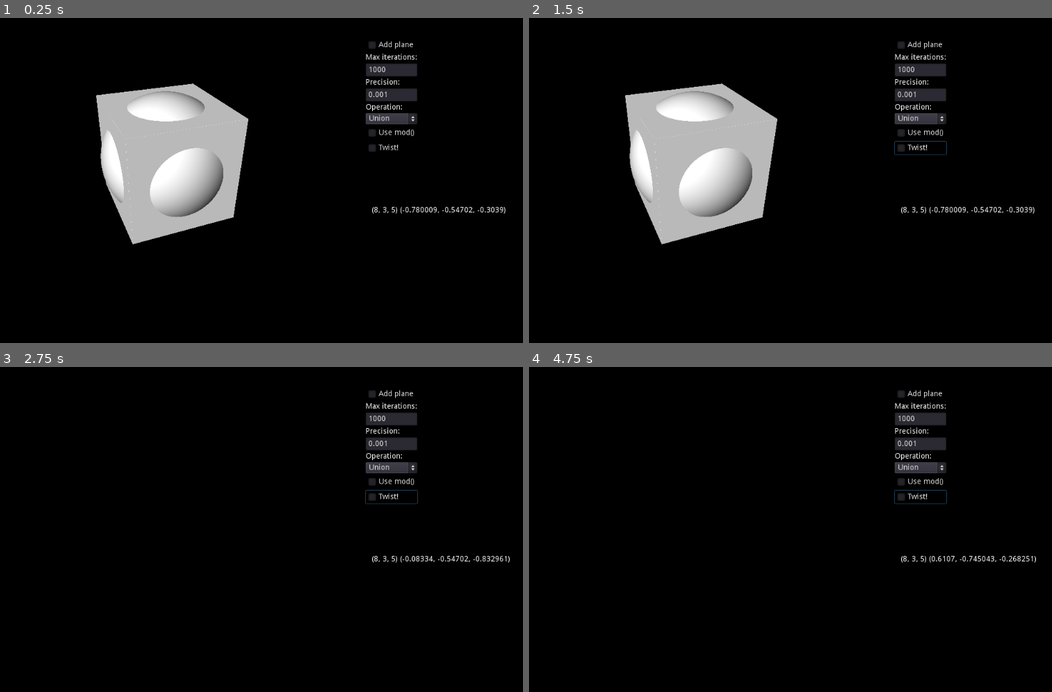
Above: before the commit, frames 1-4 (two rows, left to right).
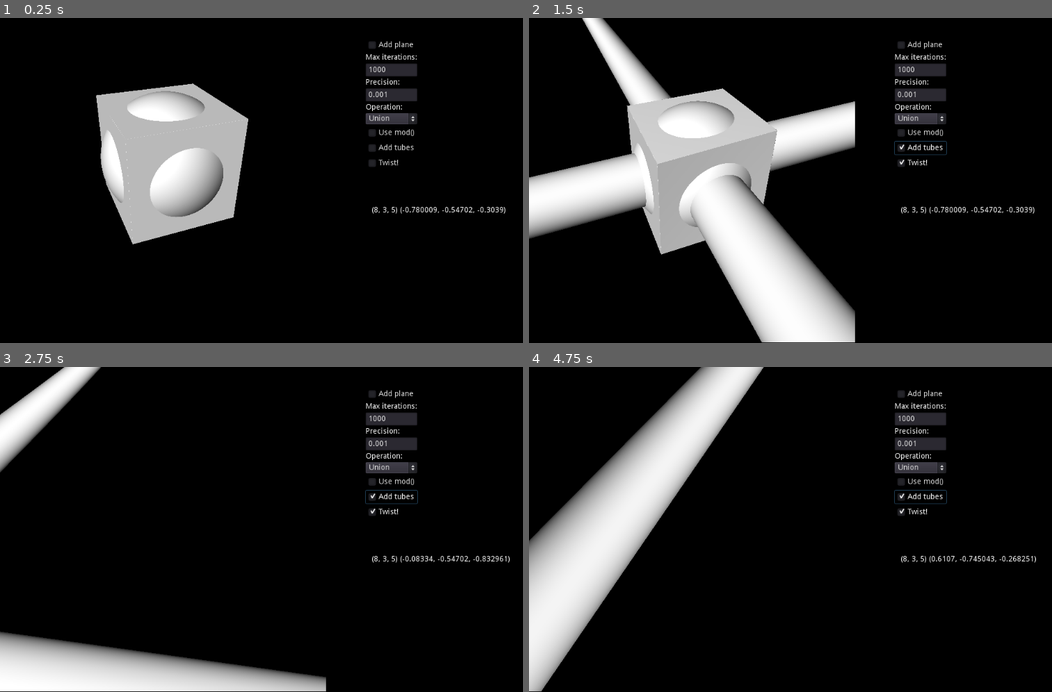
Above: after the commit, the same moments.

Repository: Castux/code-club
Game: Godot game, scene res://Raymarching/Raymarching.tscn
Two runs of this game, one before a commit and one after it. Both use one fixed random seed, a clock stepped at 60 frames per second and the inputs below. This scene is started directly instead of the project's main scene.
Inputs (mouse positions are in pixels of both pictures, inside the frame that each line leads up to):
- Up to frame 1 (0.25 s): no input
- Up to frame 2 (1.5 s): click "Twist!" at 0.5 s; click (921, 148) at 1.25 s, where only the run after the commit has a clickable "Add tubes"
- Up to frame 3 (2.75 s): hold Right from 2.03 s (still down); hold Q from 2.03 s (still down)
- Up to frame 4 (4.75 s): release Right at 2.78 s; release Q at 2.78 s; hold Down 2.78-3.53 s; tap Q at 2.85, 4.35 s; hold Right 3.53-4.28 s; hold Q 3.53-4.28 s; hold Up from 4.28 s (still down)

The runs differ from the first frame. In frame 1, 0.1% of the frame differs, in the area x 70-80%, y 38-46%; in frame 2, 19%, in the area x 0-80%, y 0-100%; in frame 3, 9.7%; in frame 4, 15%.

Commit message:
Tubes

Diff:
--- a/shadertoys/Raymarching/Raymarching.gd
+++ b/shadertoys/Raymarching/Raymarching.gd
@@ -55,6 +55,7 @@
 	$Canvas.material.set_shader_param("precision", float($Buttons/Precision.text))
 	$Canvas.material.set_shader_param("op", float($Buttons/Op.selected))
 	$Canvas.material.set_shader_param("useMod", float($Buttons/UseMod.pressed))
+	$Canvas.material.set_shader_param("addTubes", float($Buttons/Tubes.pressed))
 
 	var twistAmount = 0
 	if(twistStart > 0):
--- a/shadertoys/Raymarching/Raymarching.shader
+++ b/shadertoys/Raymarching/Raymarching.shader
@@ -9,6 +9,7 @@
 uniform float precision = 0.001;
 uniform bool useMod = false;
 uniform float twist = 0.0;
+uniform bool addTubes = true;
 
 uniform int op = 0;
 
@@ -98,6 +99,11 @@
 	return dot(pos, normal) - offset;
 }
 
+float cylinder(vec3 pos, vec3 axis, float diameter)
+{
+	return length(pos - dot(pos,axis) * axis) - diameter;
+}
+
 float distanceFunction(vec3 pos)
 {
 	float twoPi = 6.28318530718;
@@ -108,7 +114,7 @@
 	vec3 mainObjPos = pos;
 	if(useMod)
 	{
-		mainObjPos = mod(pos, vec3(6.0,0,6.0));
+		mainObjPos = mod(pos, vec3(5.0,0,5.0));
 	}
 
 	float s = sphere(mainObjPos - vec3(3,0,3), 1.2);
@@ -126,6 +132,12 @@
 	else if(op == 2)
 	{
 		mainObj = difference(c,s);
+	}
+
+	if(addTubes)
+	{
+		mainObj = union(mainObj, cylinder(mainObjPos - vec3(3,0,3), vec3(1,0,0), 0.5));
+		mainObj = union(mainObj, cylinder(mainObjPos - vec3(3,0,3), vec3(0,0,1), 0.5));
 	}
 
 	if(addPlane)
--- a/shadertoys/Raymarching/Raymarching.tscn
+++ b/shadertoys/Raymarching/Raymarching.tscn
@@ -13,6 +13,7 @@
 shader_param/precision = 0.001
 shader_param/useMod = false
 shader_param/twist = 0.0
+shader_param/addTubes = true
 shader_param/op = 0
 shader_param/ambiant = 0.15
 
@@ -99,10 +100,16 @@
 margin_bottom = 186.0
 text = "Use mod()"
 
-[node name="Twist" type="CheckBox" parent="Buttons"]
+[node name="Tubes" type="CheckBox" parent="Buttons"]
 margin_top = 190.0
 margin_right = 95.0
 margin_bottom = 214.0
+text = "Add tubes"
+
+[node name="Twist" type="CheckBox" parent="Buttons"]
+margin_top = 218.0
+margin_right = 95.0
+margin_bottom = 242.0
 text = "Twist!"
 
 [connection signal="mouse_entered" from="Background" to="." method="unfocus"]
